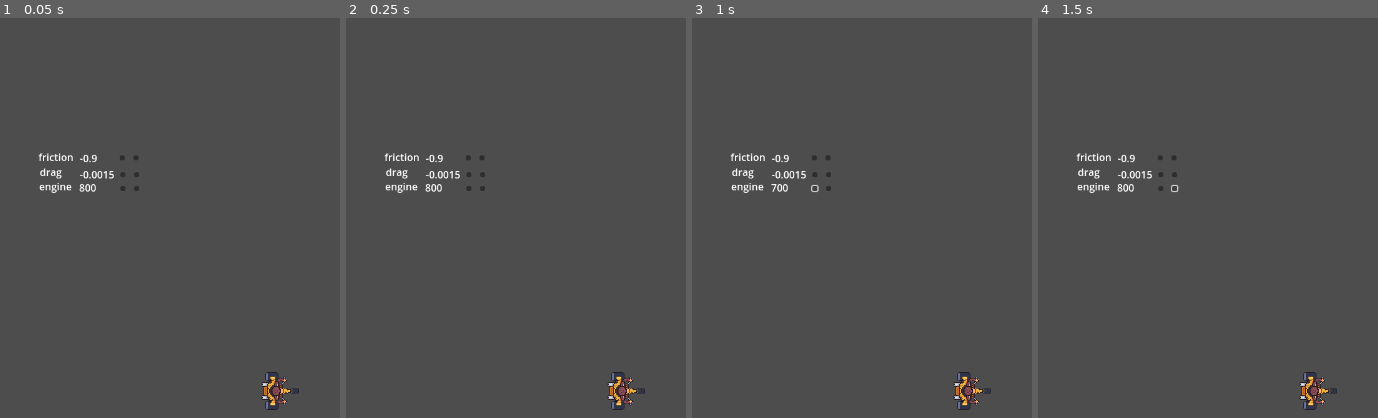
Above: before the commit, frames 1-4 (left to right).
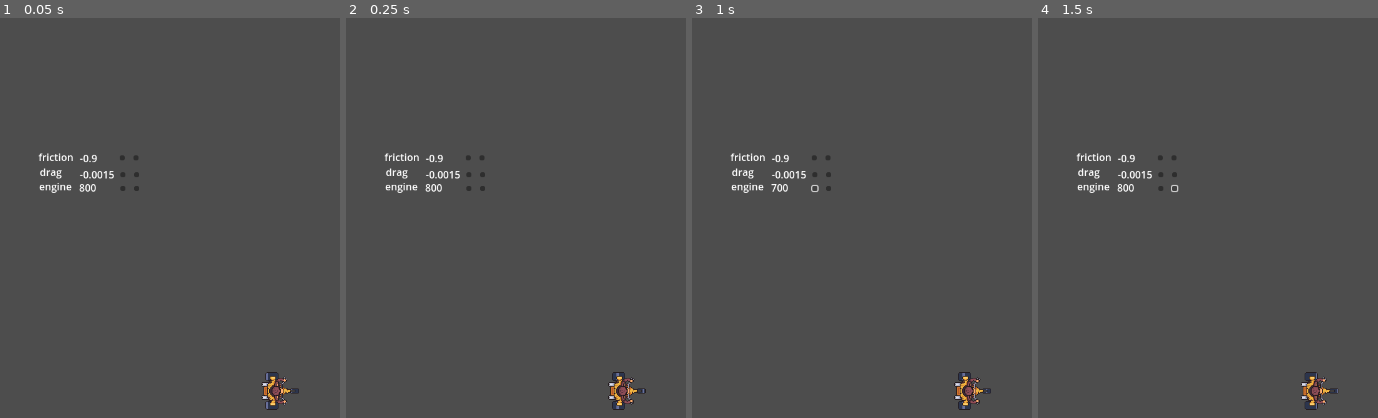
Above: after the commit, the same moments.

Repository: freesstylers/GoofyAhhCar
Game: Godot game, scene res://Assets/Scenes/Maps/PruebaMapas.tscn
Same seed, same stepped clock (60 frames per second), same inputs: the game is played once before the commit and once after it. The project has no main scene, so this scene is started directly.
Inputs (mouse positions are % of the whole screen's width and height, from its top left):
- Up to frame 1 (0.05 s): no input
- Up to frame 2 (0.25 s): no input
- Up to frame 3 (1 s): click (18, 25) at 0.5 s
- Up to frame 4 (1.5 s): click (20, 25) at 1.25 s
The pictures show only the part of the screen within x 0-50%, y 3-53%; the shares and areas given below are measured in that part.

Frame 1 is identical in both runs. In frame 2, 0.3% of the frame differs, in the area x 77-89%, y 88-98%; in frame 3, 0.3%; in frame 4, 0.3%.

Commit message:
Añadidas señales de velocidades

Diff:
--- a/clusy-cart/Assets/Scenes/Player.tscn
+++ b/clusy-cart/Assets/Scenes/Player.tscn
@@ -57,9 +57,9 @@
 [node name="PlayerVisualizer" type="AnimatedSprite2D" parent="."]
 rotation = 1.5708
 sprite_frames = ExtResource("2_ulsy8")
+autoplay = "default"
+frame_progress = 0.0755935
 script = ExtResource("3_ppvnt")
-
-[node name="BlinkTimer" type="Timer" parent="PlayerVisualizer"]
 
 [node name="LeftDrigtingParticles" type="CPUParticles2D" parent="PlayerVisualizer"]
 position = Vector2(-23.9999, 23.9999)
@@ -101,3 +101,7 @@
 max_polyphony = 5
 
 [node name="MaxVelAchievedSoundPlayer" type="AudioStreamPlayer" parent="."]
+
+[node name="SpeedTimer" type="Timer" parent="."]
+
+[connection signal="timeout" from="SpeedTimer" to="." method="on_speed_timer_ended"]
--- a/clusy-cart/Assets/Scripts/Player/PlayerMovement.gd
+++ b/clusy-cart/Assets/Scripts/Player/PlayerMovement.gd
@@ -18,6 +18,7 @@
 @export var traction_slow : float = 0.7  # Low-speed traction
 ###############################################
 
+var used_engine_power : float = engine_power
 var maxVelGotten : bool = false
 var drifting : bool = false
 
@@ -26,10 +27,20 @@
 
 func _ready():
 	Globals.ThePlayer = self
-	Globals.game_init_everything.connect(on_game_init_everything)
 
 	BounceSoundPlayer = $BounceSoundPlayer
 	MaxVelAchievedSoundPlayer = $MaxVelAchievedSoundPlayer
+
+	Globals.game_init_everything.connect(on_game_init_everything)
+	Globals.kill_modifier_obtained.connect(on_kill_modifier_obtained)
+	#
+	#var localTween : Tween = create_tween()
+	#localTween.tween_callback(func():
+			#Globals.kill_modifier_obtained.emit(Globals.KillModifier.SpeedBoost)).set_delay(2)
+	#localTween.tween_callback(func():
+			#Globals.kill_modifier_obtained.emit(Globals.KillModifier.SpeedLoss)).set_delay(5)
+	#localTween.tween_callback(func():
+			#Globals.game_init_everything.emit()).set_delay(5)
 
 func _process(_delta):
 	pass
@@ -43,7 +54,7 @@
 	steer_angle = turn * steering_angle
 	if Input.is_action_pressed("up"):
 		#TODO SONIDO
-		acceleration = transform.x * engine_power
+		acceleration = transform.x * used_engine_power
 	if Input.is_action_pressed("back"):
 		acceleration = transform.x * braking
 	if Input.is_action_pressed("drift"):
@@ -106,11 +117,6 @@
 		velocity = -new_heading * min(velocity.length(), max_speed_reverse)
 	rotation = new_heading.angle()
 
-#####GLOBAL SIGNALS#####
-
-func on_game_init_everything():
-	pass
-
 func _on_plusfriction_pressed():
 	friction += 0.1
 
@@ -128,8 +134,27 @@
 
 
 func _on_minusengine_pressed():
-	engine_power-=100
+	used_engine_power-=100
 
 
 func _on_plusengine_pressed():
-	engine_power+=100
+	used_engine_power+=100
+
+func on_speed_timer_ended():
+	used_engine_power = engine_power
+
+#####GLOBAL SIGNALS####
+
+func on_game_init_everything():
+	used_engine_power = engine_power
+	pass
+
+func on_kill_modifier_obtained(modifier : Globals.KillModifier):
+	match modifier:
+		Globals.KillModifier.SpeedBoost:
+			used_engine_power = engine_power * 2
+			$SpeedTimer.start()
+
+		Globals.KillModifier.SpeedLoss:
+			used_engine_power = engine_power / 2
+			$SpeedTimer.start()
--- a/clusy-cart/Assets/Scripts/Player/PlayerVisualizer.gd
+++ b/clusy-cart/Assets/Scripts/Player/PlayerVisualizer.gd
@@ -1,49 +1,32 @@
 extends AnimatedSprite2D
 
 var playerSprite : Sprite2D = null
-var blinkTimer : Timer = null
-var leftPart : CPUParticles2D = null
-var rightPart : CPUParticles2D = null
-#var boostParticles : GPUParticles2D = null
-@export var DeathParticles : PackedScene = null
+var leftBoostingParticles : CPUParticles2D = null
+var rightBoostingParticles : CPUParticles2D = null
 
-# Called when the node enters the scene tree for the first time.
 func _ready():
-	blinkTimer = $BlinkTimer
-	leftPart = $LeftDrigtingParticles
-	rightPart = $RightDriftingParticles
-	#boostParticles = $BoostParticles
-	#boostParticles.emitting = false
+	leftBoostingParticles = $LeftDrigtingParticles
+	rightBoostingParticles = $RightDriftingParticles
+
 	Globals.game_init_everything.connect(on_game_init_everything)
-
-#Start or stop the blinking
-func PlayerSwitchesFromBeingHit(starting:bool):
-	if starting:
-		blinkTimer.start()
-		playerSprite.visible = false
-	else:
-		blinkTimer.stop()
-		playerSprite.visible = true
-
-func BlinkTimerEnded():
-	playerSprite.visible = not playerSprite.visible
+	Globals.kill_modifier_obtained.connect(on_kill_modifier_obtained)
 
 func ChangeDrift(drift:bool):
-	leftPart.emitting = drift
-	rightPart.emitting = drift
+	leftBoostingParticles.emitting = drift
+	rightBoostingParticles.emitting = drift
 
-#######GLOBAL SIGNALS#######
+###GLOBAL SIGNALS###
 
-func PlayerDeath():
-	var newParticles = DeathParticles.instantiate()
-	newParticles.global_position = global_position
-	Globals.add_new_spawnable_to_pool.emit(newParticles)
-	playerSprite.visible = false
+func on_game_init_everything():
+	leftBoostingParticles.modulate = Color.WHITE
+	rightBoostingParticles.modulate = Color.WHITE
 
-func PlayerBoostingStateChanged(isBoosting : bool):
-	#boostParticles.emitting = isBoosting
-	pass
-func on_game_init_everything():
-	blinkTimer.stop()
-	#boostParticles.emitting = false
-	playerSprite.visible = true
+func on_kill_modifier_obtained(modifier : Globals.KillModifier):
+	match modifier:
+		Globals.KillModifier.SpeedBoost:
+			leftBoostingParticles.modulate = Color.YELLOW
+			rightBoostingParticles.modulate = Color.YELLOW
+
+		Globals.KillModifier.SpeedLoss:
+			leftBoostingParticles.modulate = Color.GRAY
+			rightBoostingParticles.modulate = Color.GRAY
--- a/clusy-cart/Globals.gd
+++ b/clusy-cart/Globals.gd
@@ -7,5 +7,13 @@
 #Gameplay loop
 signal game_init_everything()
 signal game_start_playing()
+
 signal player_won()
 signal player_lost()
+
+signal kill_modifier_obtained(modifier : KillModifier)
+
+enum KillModifier {
+	SpeedBoost,
+	SpeedLoss
+}
Not shown: 1 places in clusy-cart/Assets/Scenes/UI test.tscn that only renumber resources
